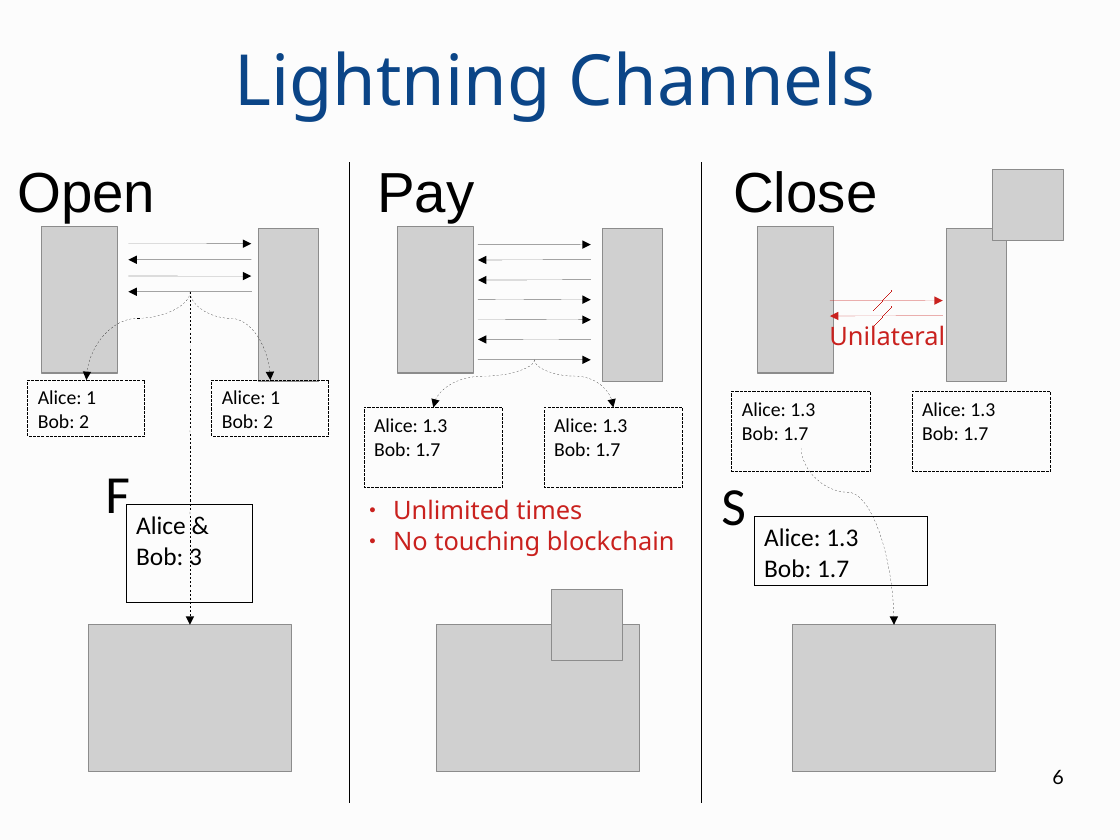
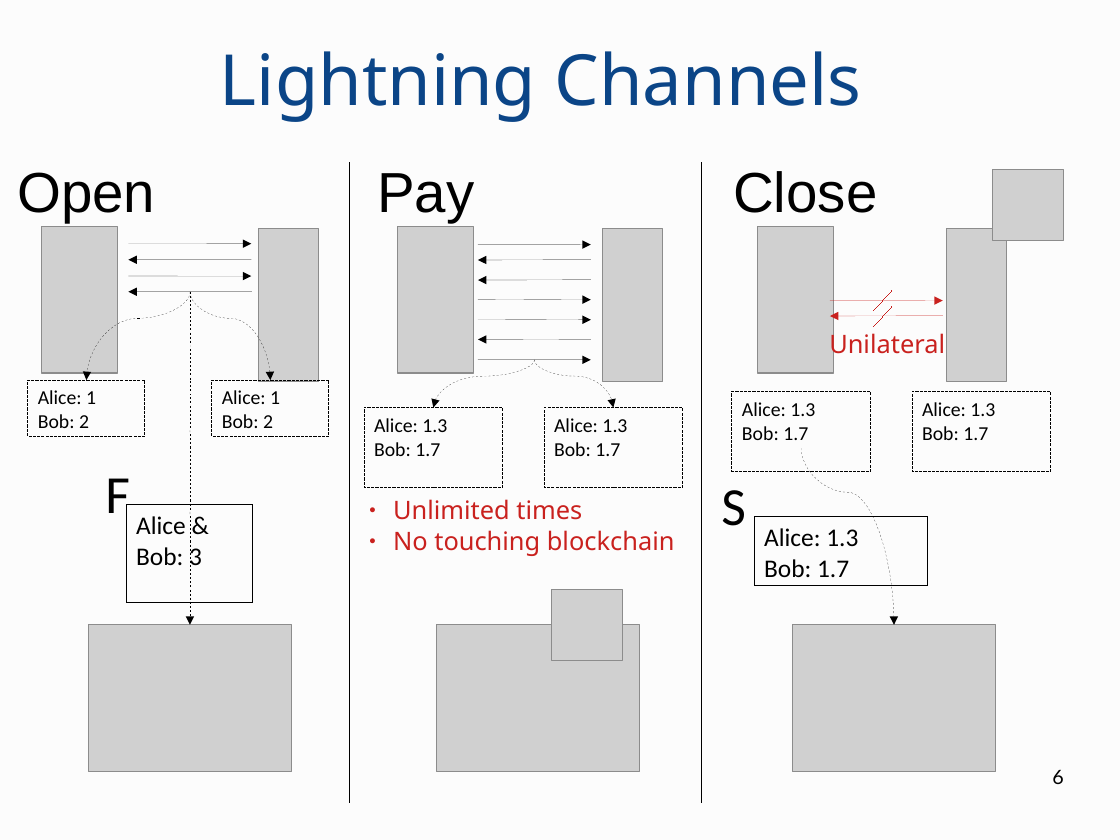
Before and after one commit to OrfeasLitos/PaymentChannels, a slide deck: slide 6 of paper-slides/presentation.odp. Drawn at 1120x840 pixels with LibreOffice and Linux fonts; fonts in the diff are those of the drawing; grey boxes stand for pictures. Boxes give left, top, right and bottom in pixels: in the first picture for what was removed or moved away, otherwise in the second. Text is boxed around its words. In the diff, an @@ line names an element or a change of style, - is before the commit and + after.

```diff
--- a/paper-slides/presentation.odp
+++ b/paper-slides/presentation.odp
@@ title "Lightning Channels": place and size @@
-title "Lightning Channels" at [234,51,876,122]
+title "Lightning Channels" at [220,51,862,122]
@@ text "Unilateral": place and size @@
-text "Unilateral" at [829,322,945,353]
+text "Unilateral" at [829,330,945,361]
```
Also in this commit, not shown: 10 other slides changed, 1 other file.
